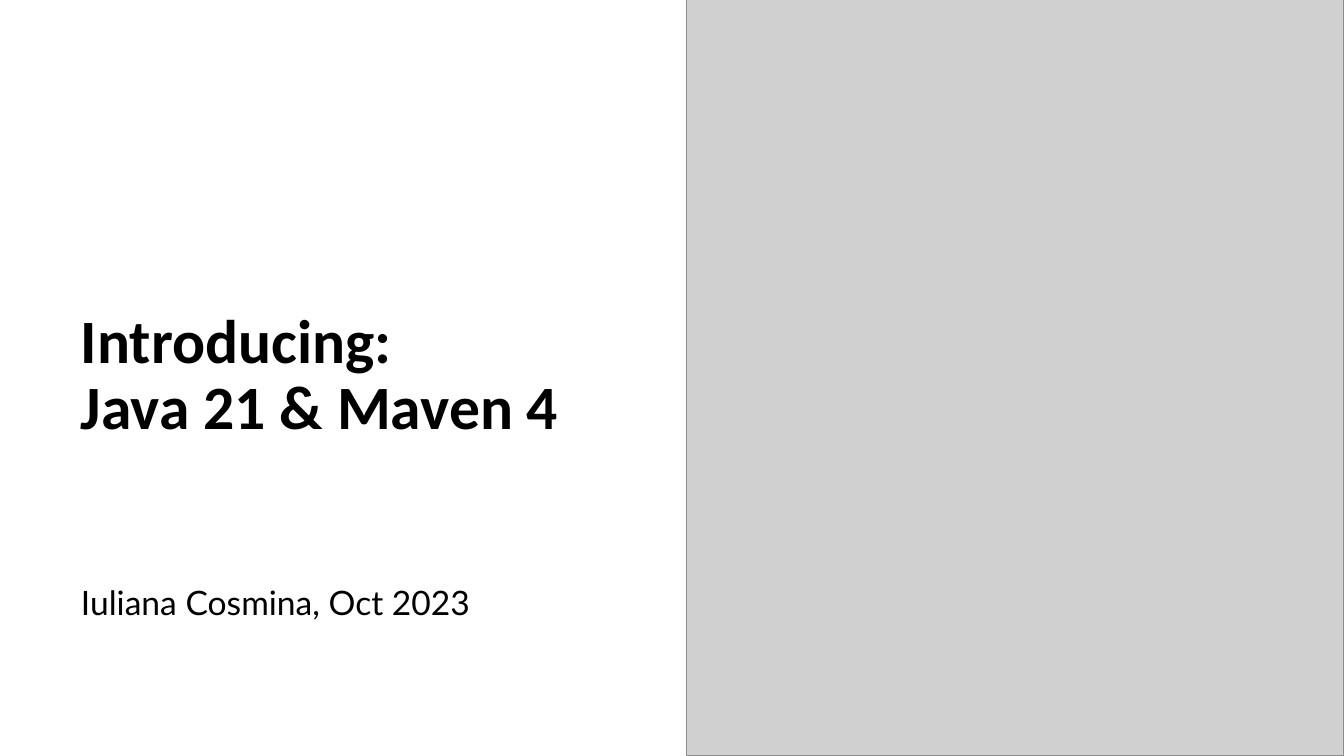
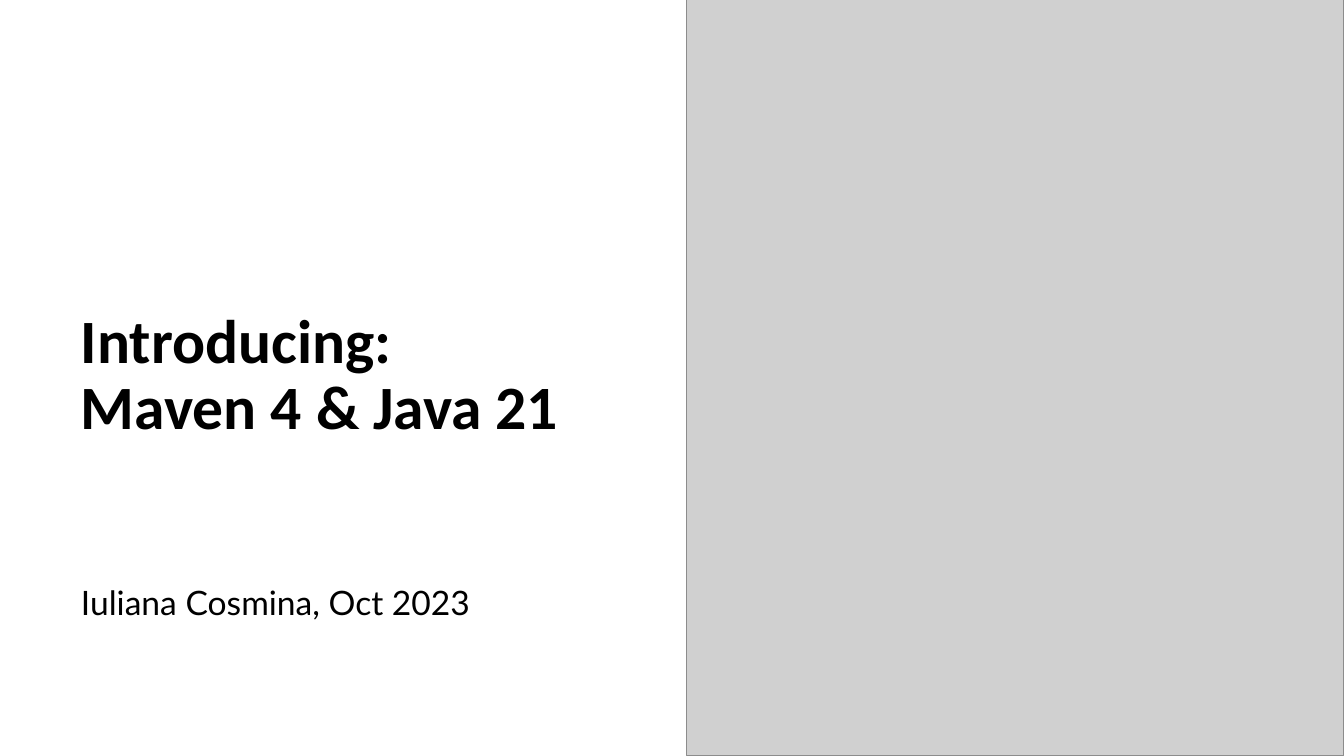
Before and after one commit to iuliana/jdk21-parent-project, a slide deck: slide 1 of Java21-Presentation.pptx. Drawn at 1344x756 pixels with LibreOffice and Linux fonts; fonts in the diff are those of the drawing; grey boxes stand for pictures. Boxes give left, top, right and bottom in pixels: in the first picture for what was removed or moved away, otherwise in the second. Text is boxed around its words. In the diff, an @@ line names an element or a change of style, - is before the commit and + after.

```diff
--- a/Java21-Presentation.pptx
+++ b/Java21-Presentation.pptx
@@ title at box(81, 319, 558, 430): text changed @@
-Introducing:
-Java 21 & Maven 4
+Introducing:
+Maven 4 & Java 21
```
Also in this commit, not shown: 2 other slides changed, 4 other files.
